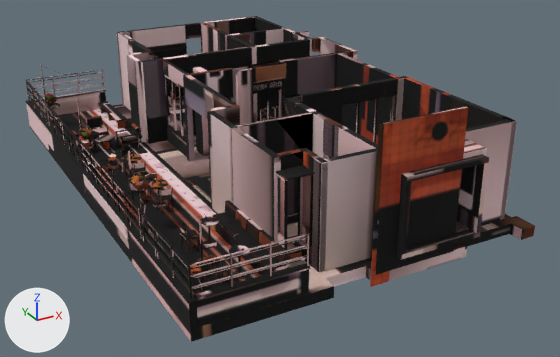
An edit to the glTF model site/public/models/baked/second-day.gltf, drawn before and after from the same camera.
Before and after are seen from a 50 mm lens placed at (-4.58, -9.5, 4.38), pointed at (0.29, -0.64, -0.05). The lights are fixed; the arrows at lower left show +X, +Y and +Z. The picture after the commit comes second. Vertices at exactly the same position are counted once.

Script lines for the objects in view, before the commit:
```python
me_second_baked_003 = bpy.data.meshes.new('second.baked.003')
me_second_baked_003.from_pydata(...)  # 15549 vertices, 27579 faces; spans x -2.3..2.29, y -3.65..3.54, z -0.15..1.75
me_second_baked_003.materials.append(mat_baked_second_day)  # picture img_second_day_jpg
ob_second_baked_001 = bpy.data.objects.new('second.baked.001', me_second_baked_003)
ob_second_baked_001.location = (0.0, 0.0, 0.0)
```
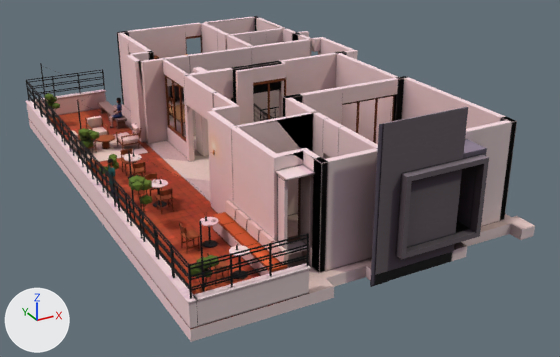
Location of each change, [x1, y1, x2, y2] in pixels of the pictures (560 x 357 px):
part 1 of me_second_baked_003, added
    after: [109, 98, 122, 128]
part 2 of me_second_baked_003, added
    after: [107, 158, 120, 202]
part 3 of me_second_baked_003, surface changed
    both: [25, 16, 535, 342]

The change, as a list of edits to the scene's bpy script:
```text
Change me_second_baked_003:
    used by ob_second_baked_001; location = (0.0, 0.0, 0.0)
    remove me_second_baked_003.from_pydata(...)  # 15549 vertices, 27579 faces; spans x -2.3..2.29, y -3.65..3.54, z -0.15..1.75
    add me_second_baked_003.from_pydata(...)  # 18275 vertices, 32739 faces; spans x -2.3..2.29, y -3.65..3.54, z -0.15..1.75
    me_second_baked_003 part 1: 1420 vertices added at x -1.22..-1.0, y 2.33..2.47, z 0.01..0.5
    me_second_baked_003 part 2: 1274 vertices added at x -2.14..-2.02, y -0.7..-0.5, z 0.01..0.71
    me_second_baked_003 part 3: 27362 kept faces spanning x -2.3..2.29, y -3.65..3.54, z -0.15..1.75 get new texture (UV) coordinates
    other edits to the shape of me_second_baked_003 do not show in these pictures
```
